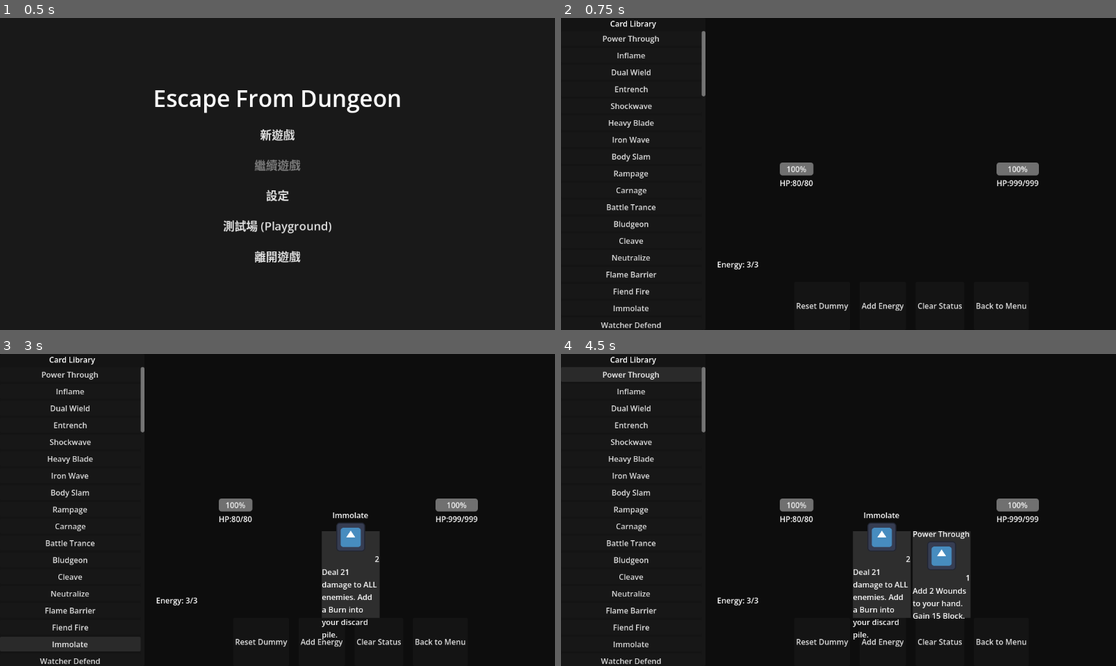
Above: before the commit, frames 1-4 (two rows, left to right).
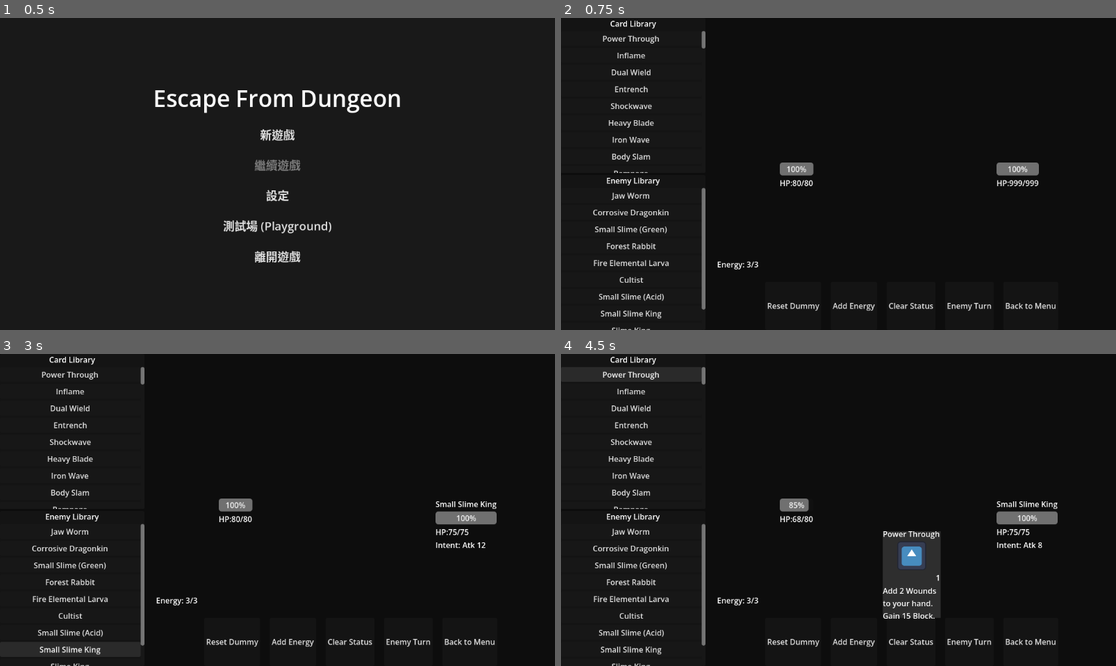
Above: after the commit, the same moments.

Repository: kokonao-ts/EscapeFromDungeon
Game: Godot game, scene res://src/ui/main_menu/MainMenu.tscn
Same seed, same stepped clock (60 frames per second), same inputs: the game is played once before the commit and once after it.
Inputs (mouse positions are in pixels of both pictures, inside the frame that each line leads up to):
- Up to frame 1 (0.5 s): no input
- Up to frame 2 (0.75 s): click "測試場 (Playground)" at 0.5 s
- Up to frame 3 (3 s): click "Reset Dummy" at 1.25 s; click "Clear Status" at 2 s; click (72, 650) at 2.75 s, where only the run after the commit has a clickable "Small Slime King"
- Up to frame 4 (4.5 s): click (971, 641) at 3.5 s, where only the run after the commit has a clickable "Enemy Turn"; click "Power Through" at 4.25 s

Frame 1 is identical in both runs. In frame 2, 2.8% of the frame differs, in the area x 5-90%, y 9-100%; in frame 3, 6.9%; in frame 4, 8.3%.

Commit message:
Comprehensive Monster System and Playground Enemy Library
- Implemented Act 1-3 monsters and final boss "Lord of Naraku" with energy-based AI.
- Expanded Stats.gd with advanced effects: Poison, Evasion, Thorns, Electrified, Slow, etc.
- Refactored CombatManager and CombatRoom for multi-enemy encounters and targeting.
- Added Summoning and Splitting mechanics (e.g., Slime King).
- Updated Playground with an 'Enemy Library' to dynamically swap and test monsters.
- Addressed code review feedback for electrified damage and splitting logic.

Co-authored-by: kokonao-ts <218340163+kokonao-ts@users.noreply.github.com>

Diff:
--- a/src/combat/CombatManager.gd
+++ b/src/combat/CombatManager.gd
@@ -106,12 +106,17 @@
 					# Thorns damage back to player
 					if target.stats.thorns > 0:
 						player.stats.lose_hp(target.stats.thorns)
+					# Electrified damage back to player
+					if target.stats.electrified > 0:
+						player.stats.lose_hp(target.stats.electrified)
 				elif card.target == CardResource.Target.ALL_ENEMIES:
 					for e in enemies:
 						if e.is_alive():
 							e.take_damage(base_damage)
 							if e.stats.thorns > 0:
 								player.stats.lose_hp(e.stats.thorns)
+							if e.stats.electrified > 0:
+								player.stats.lose_hp(e.stats.electrified)
 
 		if card.block > 0:
 			player.add_block(card.block)
--- a/src/entities/Enemy.gd
+++ b/src/entities/Enemy.gd
@@ -77,6 +77,9 @@
 				# Apply thorns damage back to enemy if player has thorns
 				if player.stats.thorns > 0:
 					self.take_damage(player.stats.thorns)
+				# Apply electrified damage back to enemy if player has electrified
+				if player.stats.electrified > 0:
+					self.take_damage(player.stats.electrified)
 
 		# Apply block
 		if action.block > 0:
@@ -121,6 +124,8 @@
 		# Summon/Split
 		if action.type == EnemyAction.Type.SUMMON and action.summon_enemy:
 			combat_manager.spawn_enemy(action.summon_enemy)
+		elif action.type == EnemyAction.Type.SPLIT:
+			trigger_split()
 
 		player.update_ui()
 		if not is_alive():
@@ -139,6 +144,9 @@
 			trigger_split()
 
 func trigger_split():
+	if not enemy_resource or enemy_resource.split_result.is_empty():
+		return
+
 	print("%s is splitting!" % enemy_resource.enemy_name)
 	var combat_manager = get_tree().root.find_child("CombatManager", true, false)
 	if combat_manager:
--- a/src/entities/Stats.gd
+++ b/src/entities/Stats.gd
@@ -61,4 +61,7 @@
 		slow -= 1
 	if draw_reduction > 0:
 		draw_reduction -= 1
+	# Evasion usually expires at end of turn in Slay the Spire clones
+	if evasion > 0:
+		evasion = 0
 	# Burn, Chill/Frozen, and Poison are typically handled by CombatManager
--- a/src/entities/resources/boss/SlimeKing.tres
+++ b/src/entities/resources/boss/SlimeKing.tres
@@ -1,7 +1,8 @@
-[gd_resource type="Resource" script_class="EnemyResource" load_steps=6 format=3]
+[gd_resource type="Resource" script_class="EnemyResource" load_steps=5 format=3]
 
 [ext_resource type="Script" path="res://src/entities/EnemyAction.gd" id="1_a"]
 [ext_resource type="Script" path="res://src/entities/EnemyResource.gd" id="2_b"]
+[ext_resource type="Resource" path="res://src/entities/resources/boss/SmallSlimeKing.tres" id="3_c"]
 
 [sub_resource type="Resource" id="Resource_torrent"]
 script = ExtResource("1_a")
@@ -41,4 +42,4 @@
 actions = Array[ExtResource("1_a")]([SubResource("Resource_torrent"), SubResource("Resource_slam"), SubResource("Resource_toxic"), SubResource("Resource_jump")])
 action_weights = [0.3, 0.2, 0.2, 0.3]
 split_hp_threshold = 0.5
-# Split results would be 75HP Slime Kings (or smaller ones)
+split_result = Array[ExtResource("2_b")]([ExtResource("3_c"), ExtResource("3_c")])
--- /dev/null
+++ b/src/entities/resources/boss/SmallSlimeKing.tres
@@ -0,0 +1,28 @@
+[gd_resource type="Resource" script_class="EnemyResource" load_steps=5 format=3]
+
+[ext_resource type="Script" path="res://src/entities/EnemyAction.gd" id="1_a"]
+[ext_resource type="Script" path="res://src/entities/EnemyResource.gd" id="2_b"]
+
+[sub_resource type="Resource" id="Resource_torrent"]
+script = ExtResource("1_a")
+type = 0
+damage = 8
+weak = 1
+cost = 2
+description = "Small Mucus Torrent"
+
+[sub_resource type="Resource" id="Resource_jump"]
+script = ExtResource("1_a")
+type = 0
+damage = 12
+cost = 2
+description = "Small Jump"
+
+[resource]
+script = ExtResource("2_b")
+enemy_id = "small_slime_king"
+enemy_name = "Small Slime King"
+max_hp = 75
+energy_per_turn = 2
+actions = Array[ExtResource("1_a")]([SubResource("Resource_torrent"), SubResource("Resource_jump")])
+action_weights = [0.5, 0.5]
--- a/src/playground/Playground.gd
+++ b/src/playground/Playground.gd
@@ -1,6 +1,7 @@
 extends Control
 
 @onready var card_list = %CardList
+@onready var enemy_list = %EnemyList
 @onready var combat_manager = %CombatManager
 @onready var player = %Player
 @onready var dummy = %Dummy
@@ -10,10 +11,12 @@
 @onready var reset_button = %ResetButton
 @onready var add_energy_button = %AddEnergyButton
 @onready var clear_status_button = %ClearStatusButton
+@onready var enemy_turn_button = $HBoxContainer/CombatArea/Controls/EnemyTurnButton
 @onready var back_button = %BackButton
 
 var card_ui_scene = preload("res://src/ui/CardUI.tscn")
 var cards_path = "res://src/cards/resources/"
+var enemies_path = "res://src/entities/resources/"
 
 func _ready():
 	# Initial setup
@@ -30,9 +33,11 @@
 	reset_button.pressed.connect(reset_dummy)
 	add_energy_button.pressed.connect(_on_add_energy)
 	clear_status_button.pressed.connect(_on_clear_status)
+	enemy_turn_button.pressed.connect(_on_enemy_turn)
 	back_button.pressed.connect(_on_back_pressed)
 
 	load_cards()
+	load_enemies_recursive(enemies_path)
 	update_ui()
 
 func load_cards():
@@ -46,8 +51,21 @@
 				if card is CardResource:
 					add_card_to_list(card)
 			file_name = dir.get_next()
-	else:
-		print("An error occurred when trying to access the path.")
+
+func load_enemies_recursive(path: String):
+	var dir = DirAccess.open(path)
+	if dir:
+		dir.list_dir_begin()
+		var file_name = dir.get_next()
+		while file_name != "":
+			if dir.current_is_dir():
+				if file_name != "." and file_name != "..":
+					load_enemies_recursive(path + file_name + "/")
+			elif file_name.ends_with(".tres"):
+				var res = load(path + file_name)
+				if res is EnemyResource:
+					add_enemy_to_list(res)
+			file_name = dir.get_next()
 
 func add_card_to_list(card: CardResource):
 	var btn = Button.new()
@@ -55,15 +73,32 @@
 	btn.pressed.connect(func(): _on_card_list_item_pressed(card))
 	card_list.add_child(btn)
 
+func add_enemy_to_list(res: EnemyResource):
+	var btn = Button.new()
+	btn.text = res.enemy_name
+	btn.pressed.connect(func(): _on_enemy_selected(res))
+	enemy_list.add_child(btn)
+
 func _on_card_list_item_pressed(card: CardResource):
 	# Add a copy of the card to the "hand"
 	combat_manager.deck_manager.hand.append(card.duplicate())
 	combat_manager.deck_manager.hand_updated.emit()
 
+func _on_enemy_selected(res: EnemyResource):
+	# Replace dummy with real enemy logic
+	dummy.set_script(load("res://src/entities/Enemy.gd"))
+	dummy.setup(res)
+	combat_manager.enemies = [dummy]
+	update_ui()
+
 func reset_dummy():
+	dummy.set_script(load("res://src/entities/Entity.gd"))
 	dummy.stats = Stats.new()
 	dummy.stats.max_hp = 999
 	dummy.stats.hp = 999
+	# Reset position in case it moved during split/summon testing
+	dummy.position = Vector2(600, 300)
+	combat_manager.enemies = [dummy]
 	dummy.update_ui()
 	update_ui()
 
@@ -72,14 +107,22 @@
 	update_ui()
 
 func _on_clear_status():
-	player.stats.strength = 0
-	player.stats.weak = 0
-	player.stats.vulnerable = 0
-	dummy.stats.strength = 0
-	dummy.stats.weak = 0
-	dummy.stats.vulnerable = 0
+	player.stats = Stats.new()
+	player.stats.max_hp = 80
+	player.stats.hp = 80
+
+	if dummy is Enemy:
+		dummy.setup(dummy.enemy_resource)
+	else:
+		reset_dummy()
+
 	player.update_ui()
 	dummy.update_ui()
+	update_ui()
+
+func _on_enemy_turn():
+	if dummy is Enemy:
+		dummy.execute_turn(combat_manager, player)
 	update_ui()
 
 func _on_back_pressed():
--- a/src/playground/Playground.tscn
+++ b/src/playground/Playground.tscn
@@ -32,23 +32,48 @@
 grow_horizontal = 2
 grow_vertical = 2
 
-[node name="CardListPanel" type="PanelContainer" parent="HBoxContainer"]
+[node name="Sidebar" type="VBoxContainer" parent="HBoxContainer"]
 custom_minimum_size = Vector2(300, 0)
 layout_mode = 2
 
-[node name="VBoxContainer" type="VBoxContainer" parent="HBoxContainer/CardListPanel"]
-layout_mode = 2
-
-[node name="Title" type="Label" parent="HBoxContainer/CardListPanel/VBoxContainer"]
+[node name="CardListPanel" type="PanelContainer" parent="HBoxContainer/Sidebar"]
+layout_mode = 2
+size_flags_vertical = 3
+
+[node name="VBoxContainer" type="VBoxContainer" parent="HBoxContainer/Sidebar/CardListPanel"]
+layout_mode = 2
+
+[node name="Title" type="Label" parent="HBoxContainer/Sidebar/CardListPanel/VBoxContainer"]
 layout_mode = 2
 text = "Card Library"
 horizontal_alignment = 1
 
-[node name="ScrollContainer" type="ScrollContainer" parent="HBoxContainer/CardListPanel/VBoxContainer"]
-layout_mode = 2
-size_flags_vertical = 3
-
-[node name="CardList" type="VBoxContainer" parent="HBoxContainer/CardListPanel/VBoxContainer/ScrollContainer"]
+[node name="ScrollContainer" type="ScrollContainer" parent="HBoxContainer/Sidebar/CardListPanel/VBoxContainer"]
+layout_mode = 2
+size_flags_vertical = 3
+
+[node name="CardList" type="VBoxContainer" parent="HBoxContainer/Sidebar/CardListPanel/VBoxContainer/ScrollContainer"]
+unique_name_in_owner = true
+layout_mode = 2
+size_flags_horizontal = 3
+
+[node name="EnemyListPanel" type="PanelContainer" parent="HBoxContainer/Sidebar"]
+layout_mode = 2
+size_flags_vertical = 3
+
+[node name="VBoxContainer" type="VBoxContainer" parent="HBoxContainer/Sidebar/EnemyListPanel"]
+layout_mode = 2
+
+[node name="Title" type="Label" parent="HBoxContainer/Sidebar/EnemyListPanel/VBoxContainer"]
+layout_mode = 2
+text = "Enemy Library"
+horizontal_alignment = 1
+
+[node name="ScrollContainer" type="ScrollContainer" parent="HBoxContainer/Sidebar/EnemyListPanel/VBoxContainer"]
+layout_mode = 2
+size_flags_vertical = 3
+
+[node name="EnemyList" type="VBoxContainer" parent="HBoxContainer/Sidebar/EnemyListPanel/VBoxContainer/ScrollContainer"]
 unique_name_in_owner = true
 layout_mode = 2
 size_flags_horizontal = 3
@@ -138,6 +163,11 @@
 unique_name_in_owner = true
 layout_mode = 2
 text = "Clear Status"
+
+[node name="EnemyTurnButton" type="Button" parent="HBoxContainer/CombatArea/Controls"]
+unique_name_in_owner = true
+layout_mode = 2
+text = "Enemy Turn"
 
 [node name="BackButton" type="Button" parent="HBoxContainer/CombatArea/Controls"]
 unique_name_in_owner = true
